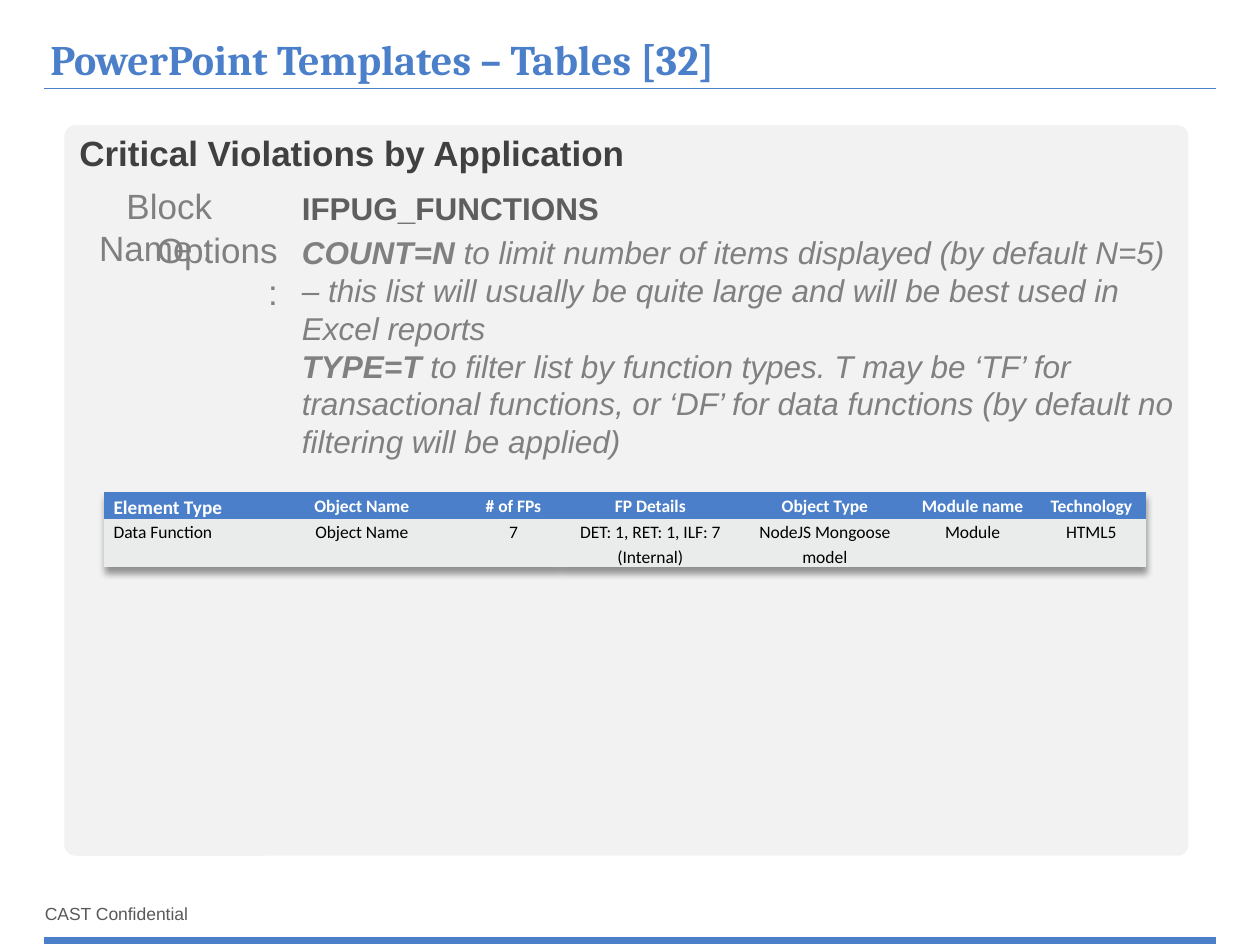
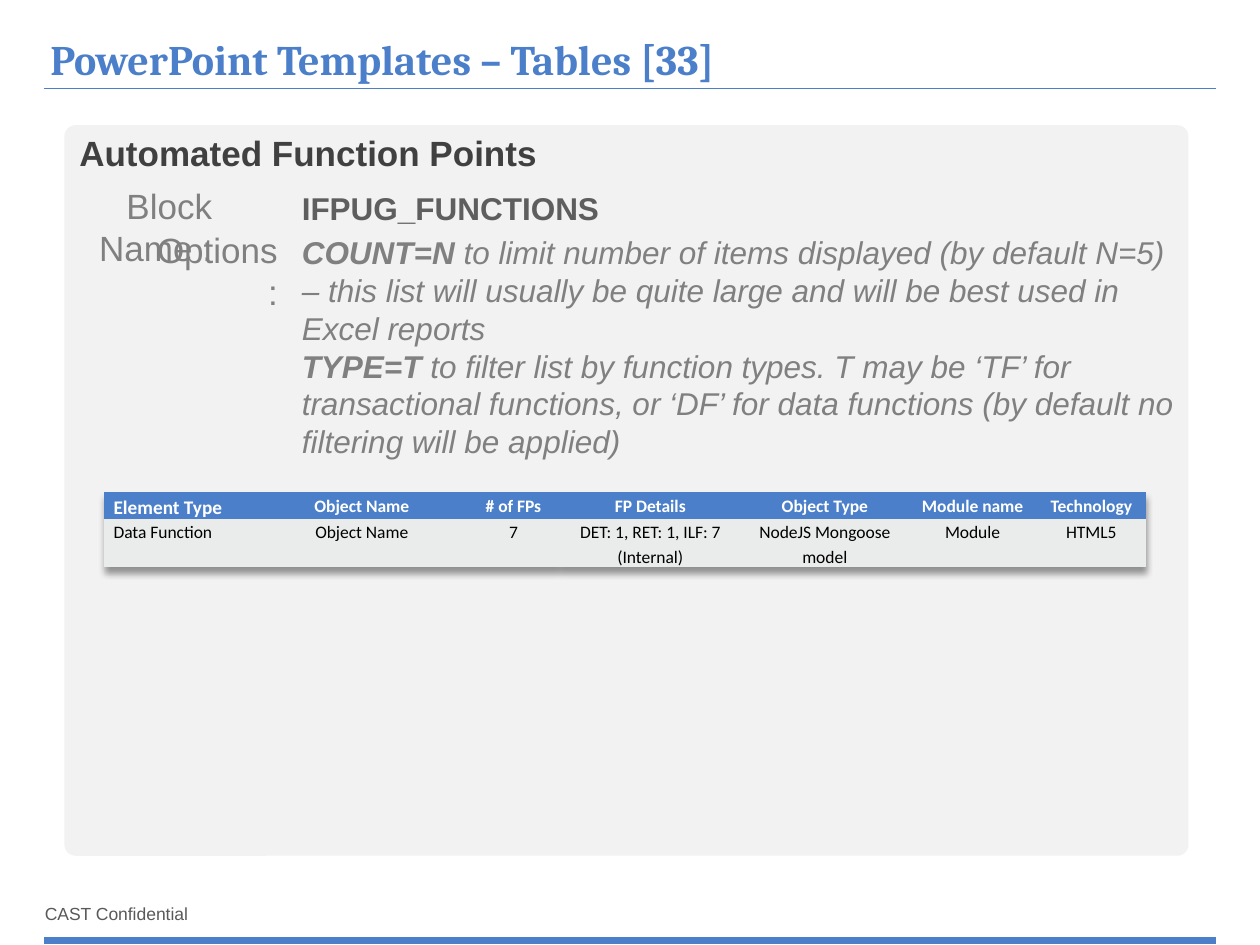
Before and after one commit to CAST-projects/ReportGenerator, a slide deck: slide 61 of CastReporting.Reporting/TemplatesFiles/1- Powerpoint-components-library.pptx (slide 60 before the commit). Drawn at 1260x945 pixels with LibreOffice and Linux fonts; fonts in the diff are those of the drawing; background and template pictures are left out. Boxes give left, top, right and bottom in pixels: in the first picture for what was removed or moved away, otherwise in the second. Text is boxed around its words. In the diff, an @@ line names an element or a change of style, - is before the commit and + after.

```diff
--- a/CastReporting.Reporting/TemplatesFiles/1- Powerpoint-components-library.pptx
+++ b/CastReporting.Reporting/TemplatesFiles/1- Powerpoint-components-library.pptx
@@ title at (50,44,714,84): text changed @@
-PowerPoint Templates – Tables [32]
+PowerPoint Templates – Tables [33]
@@ text at (79,140,536,167): text changed @@
-Critical Violations by Application
+Automated Function Points
```
Also in this commit, not shown: 19 other slides changed, 1 slide added, 11 other files.
